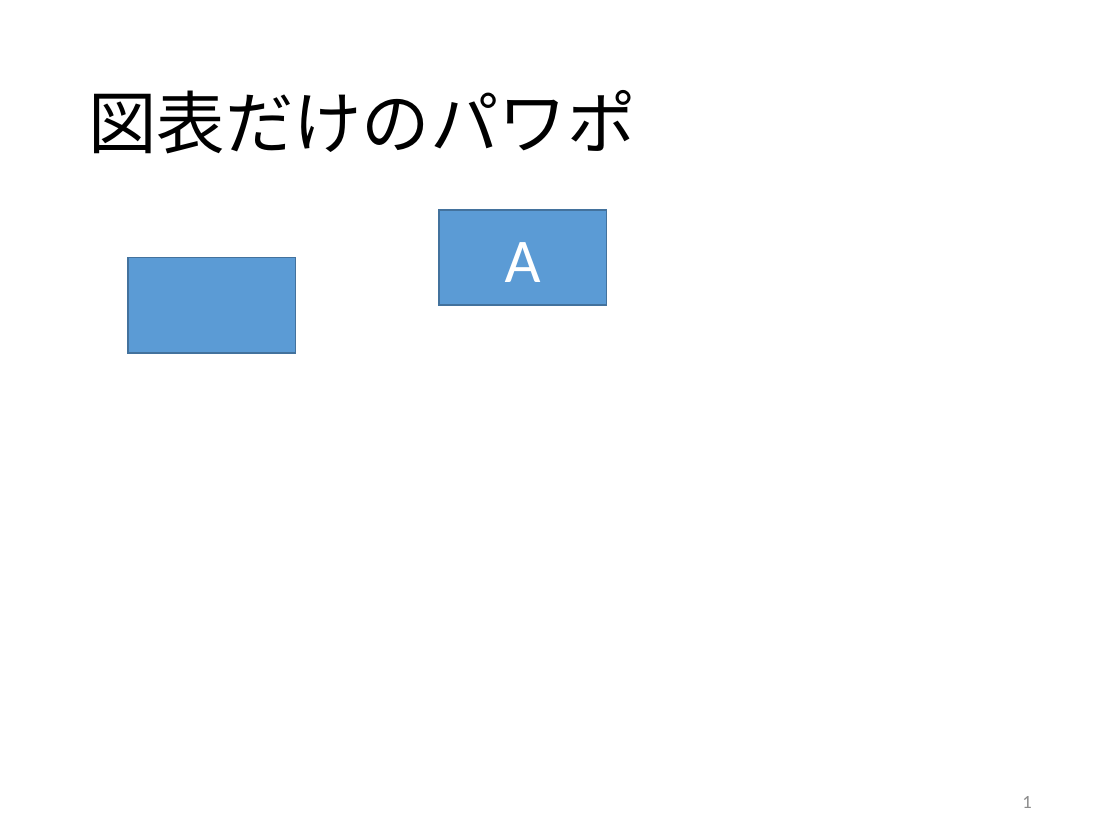
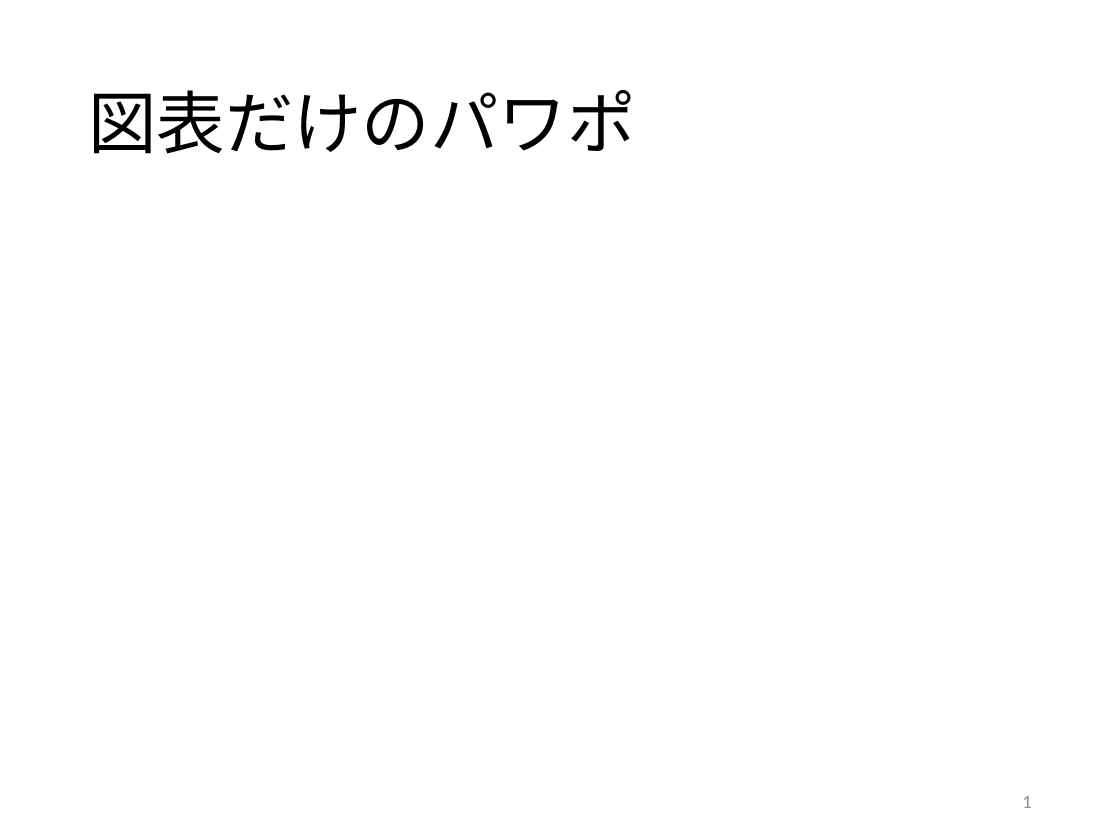
Before and after one commit to kait-takanolab/1821086_matsuo_thesis, a slide deck: slide 1 of 1821086_matsuo_Chart.pptx. Drawn at 1120x840 pixels with LibreOffice and Linux fonts; fonts in the diff are those of the drawing. Boxes give left, top, right and bottom in pixels: in the first picture for what was removed or moved away, otherwise in the second. Text is boxed around its words. In the diff, an @@ line names an element or a change of style, - is before the commit and + after.

```diff
--- a/1821086_matsuo_Chart.pptx
+++ b/1821086_matsuo_Chart.pptx
@@ rectangle removed at [439, 211, 607, 306] @@
-A
@@ rectangle removed at [128, 258, 296, 353] @@
```
